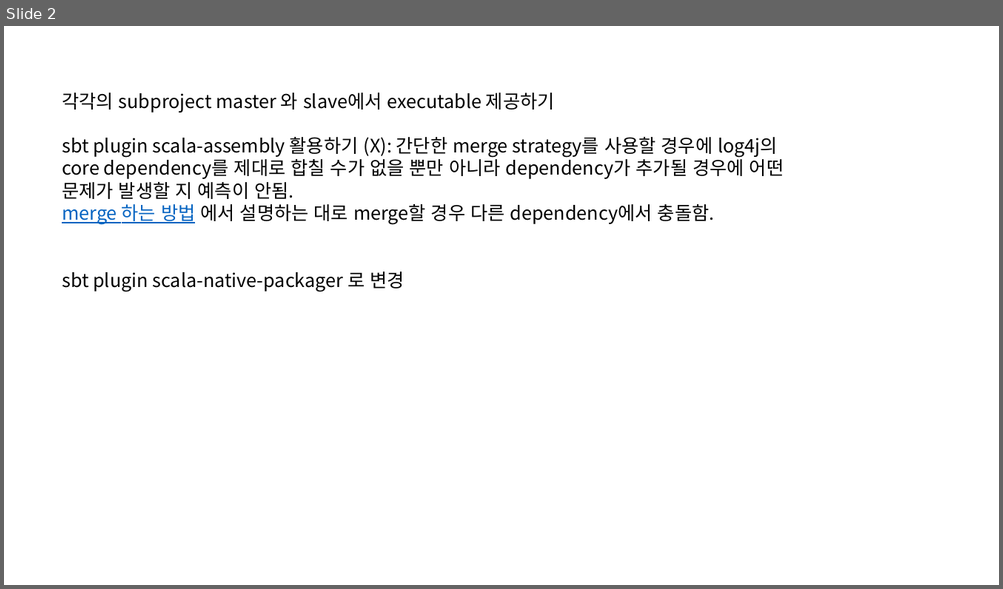
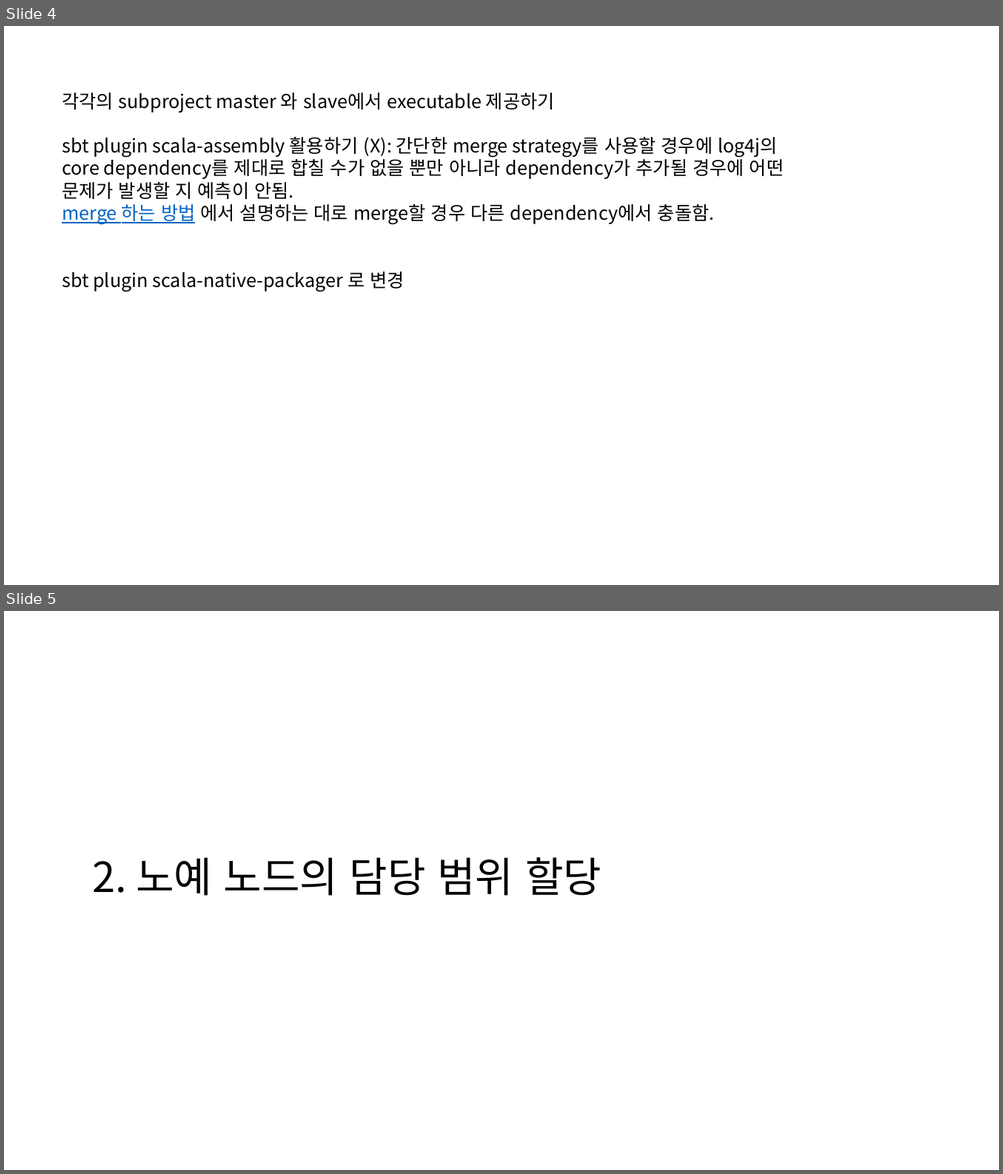
Before and after one commit to HoOngEe/cs434-doc, a slide deck: Design.pptx. Shown one above the other, each under a label of ours: slide 2 before the commit, slides 4 and 5 after it. The pictures are 1003x589 and 1003x1174 pixels, drawn with LibreOffice and Linux fonts; fonts in the diff are those of the drawing. Boxes give left, top, right and bottom in pixels: in the first picture for what was removed or moved away, otherwise in the second. Text is boxed around its words. In the diff, an @@ line names an element or a change of style, - is before the commit and + after.

```diff
--- a/Design.pptx
+++ b/Design.pptx
@@ slide 5 added at <box>4,611,999,1170</box>, background #FFFFFF @@
@@ text added at <box>92,857,601,896</box>, 40 pt, text #000000 @@
+2. 노예 노드의 담당 범위 할당
@@ what was slide 2 is now slide 4 @@
```
Also in this commit, not shown: 5 other slides added.
